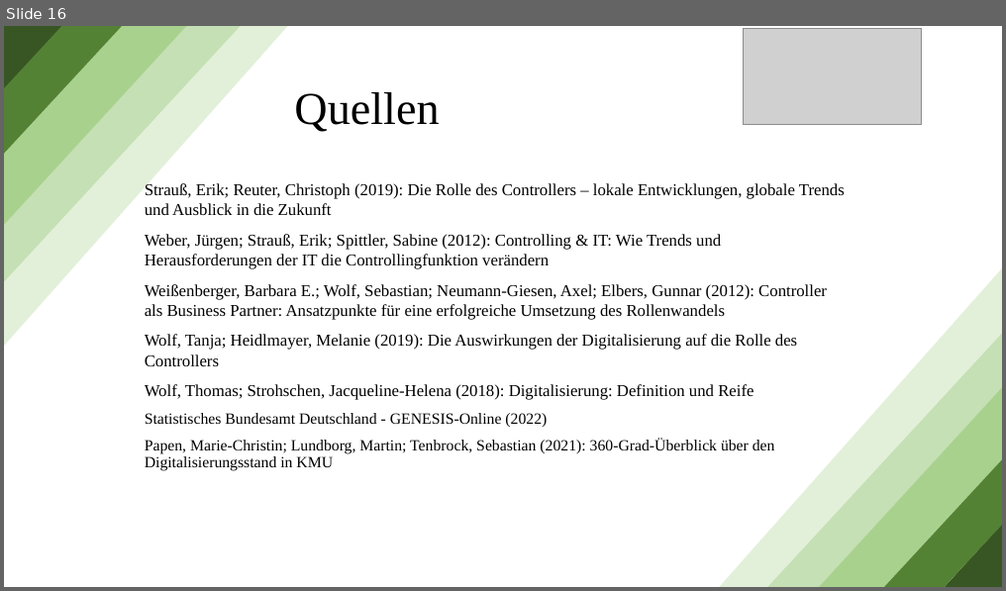
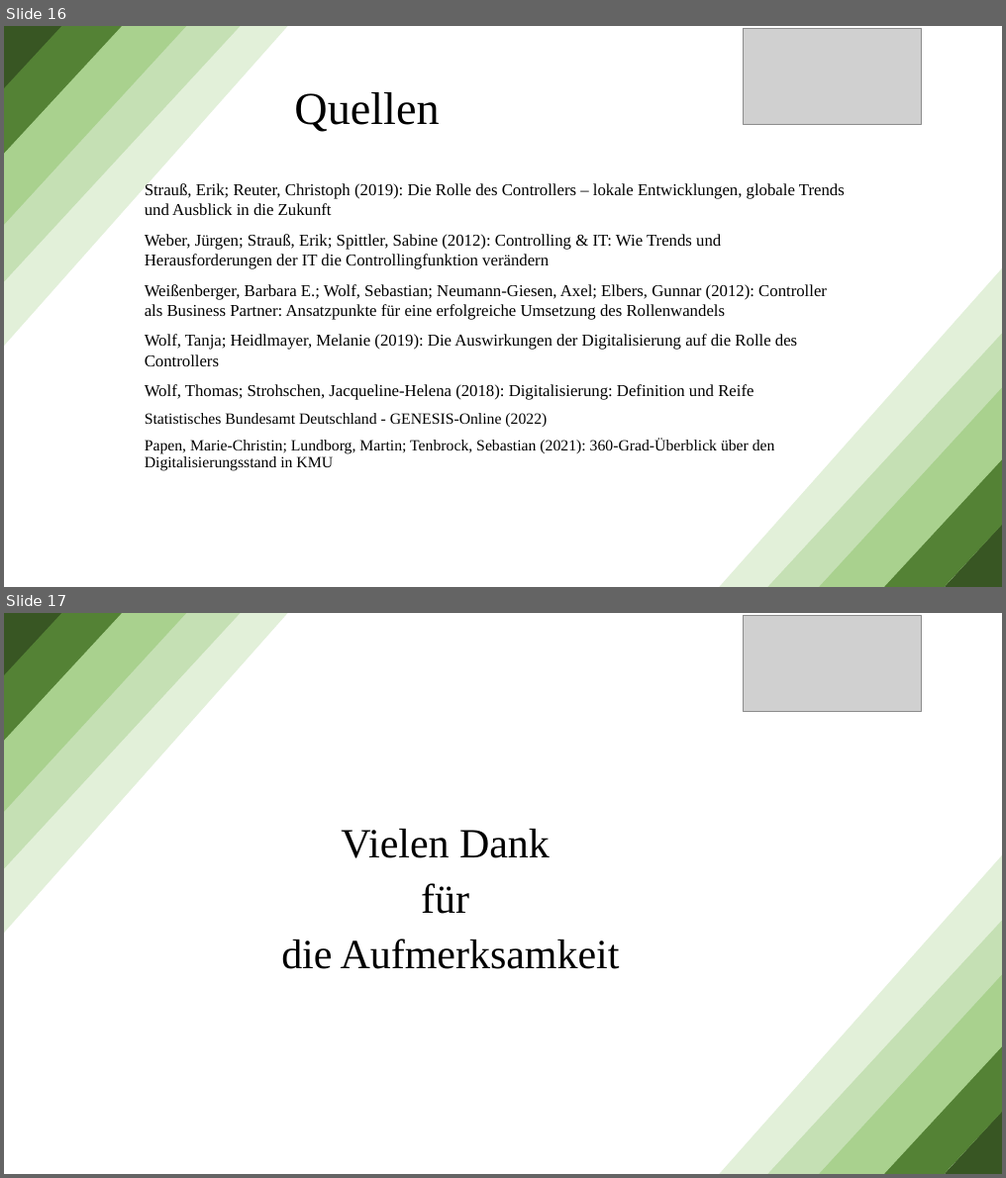
Before and after one commit to MaxGabler31/Seminar-Management-und-Controlling, a slide deck: Seminar Management und Controlling/Controlling in kleinen und mittleren Unternehmen.pptx. Shown one above the other, each under a label of ours: slide 16 before the commit, slides 16 and 17 after it. The pictures are 1006x591 and 1006x1178 pixels, drawn with LibreOffice and Linux fonts; fonts in the diff are those of the drawing; grey boxes stand for pictures. Boxes give left, top, right and bottom in pixels: in the first picture for what was removed or moved away, otherwise in the second. Text is boxed around its words. In the diff, an @@ line names an element or a change of style, - is before the commit and + after.

```diff
--- a/Seminar Management und Controlling/Controlling in kleinen und mittleren Unternehmen.pptx
+++ b/Seminar Management und Controlling/Controlling in kleinen und mittleren Unternehmen.pptx
@@ slide 17 added at [4,613,1002,1174], background #FFFFFF @@
@@ diag stripe added at [4,613,287,932], fill #E2F0D9, outline #E2F0D9 1 pt @@
@@ diag stripe added at [4,613,240,868], fill #C5E0B4, outline #C5E0B4 1 pt @@
@@ diag stripe added at [4,613,186,811], fill #A9D18E, outline #A9D18E 1 pt @@
@@ right triangle added at [4,613,61,676], fill #385723, outline #385723 1 pt @@
@@ diag stripe added at [4,613,121,740], fill #548235, outline #548235 1 pt @@
@@ picture added at [744,615,922,712] @@
@@ text added at [281,829,620,969], 40 pt, text #000000 @@
+Vielen Dank
+für
+die Aufmerksamkeit
@@ diag stripe added at [719,857,1002,1174], fill #E2F0D9, outline #E2F0D9 1 pt @@
@@ diag stripe added at [767,921,1002,1174], fill #C5E0B4, outline #C5E0B4 1 pt @@
@@ diag stripe added at [821,975,1002,1173], fill #A9D18E, outline #A9D18E 1 pt @@
@@ diag stripe added at [885,1048,1002,1174], fill #548235, outline #548235 1 pt @@
@@ right triangle added at [944,1112,1002,1174], fill #385723, outline #385723 1 pt @@
```
Also in this commit, not shown: 1 slide changed, 1 other file.
